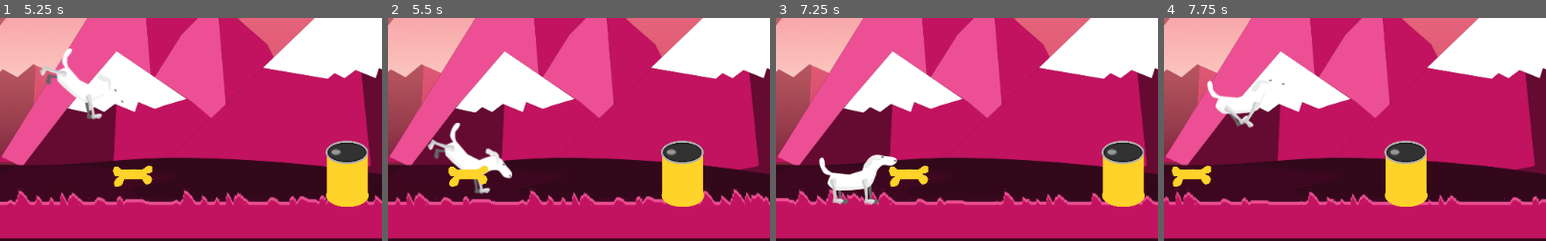
Above: before the commit, frames 1-4 (left to right).
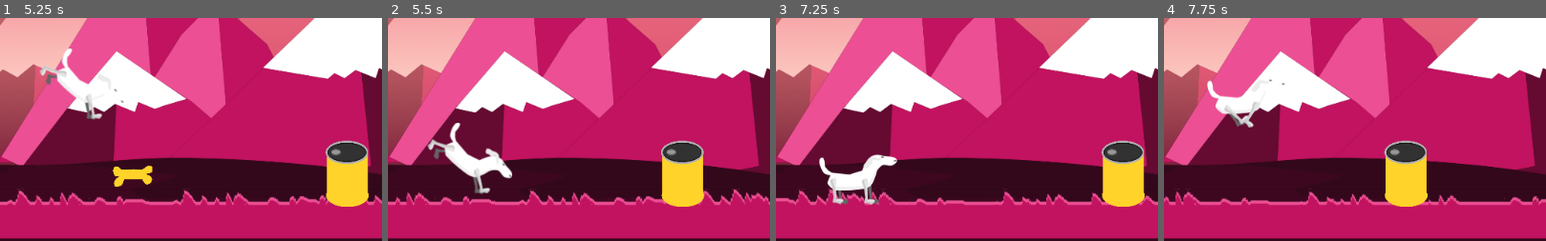
Above: after the commit, the same moments.

Repository: Sobihan/Runner
Game: Godot game, scene res://Scenes/Game.tscn
The game is run twice, just before and just after one commit, with the same random seed, the same clock (stepped at 60 frames per second) and the same inputs.
Inputs:
- Up to frame 1 (5.25 s): tap Space (Jump) at 0.77, 1.52, 3.02, 3.77, 4.52 s
- Up to frame 2 (5.5 s): no input
- Up to frame 3 (7.25 s): tap Space (Jump) at 6.02, 6.77 s
- Up to frame 4 (7.75 s): tap Space (Jump) at 7.52 s
The pictures show only the part of the screen within x 0-50%, y 43-93%; the shares and areas given below are measured in that part.

Frame 1 is identical in both runs. In frame 2, 0.6% of the frame differs, in the area x 15-27%, y 66-76%; in frame 3, 0.6%; in frame 4, 0.6%, in the area x 2-13%, y 66-76%.

Commit message:
[Added] Touching area of object

Diff:
--- a/Scenes/Effectors/EffectDamage.tscn
+++ b/Scenes/Effectors/EffectDamage.tscn
@@ -1,3 +1,3 @@
 [gd_scene format=2]
 
-[node name="EffectDamage" type="Node2D"]
+[node name="EffectDamage" type="Area2D"]
--- a/Scenes/Effectors/Pickup.tscn
+++ b/Scenes/Effectors/Pickup.tscn
@@ -1,3 +1,3 @@
 [gd_scene format=2]
 
-[node name="Pickup" type="Node2D"]
+[node name="Pickup" type="Area2D"]
--- a/Scenes/Items/Bone.tscn
+++ b/Scenes/Items/Bone.tscn
@@ -1,7 +1,11 @@
-[gd_scene load_steps=3 format=2]
+[gd_scene load_steps=5 format=2]
 
 [ext_resource path="res://Scripts/Bone.gd" type="Script" id=1]
 [ext_resource path="res://Assets/Sprites/Items/bone.png" type="Texture" id=2]
+[ext_resource path="res://Scenes/Effectors/Pickup.tscn" type="PackedScene" id=3]
+
+[sub_resource type="RectangleShape2D" id=1]
+extents = Vector2( 27, 14.5 )
 
 [node name="Bone" type="Node2D"]
 script = ExtResource( 1 )
@@ -11,3 +15,13 @@
 position = Vector2( 0.500001, 1 )
 scale = Vector2( 0.131841, 0.181818 )
 texture = ExtResource( 2 )
+
+[node name="Pickup" parent="." instance=ExtResource( 3 )]
+
+[node name="CollisionShape2D" type="CollisionShape2D" parent="Pickup"]
+position = Vector2( 0, 1 )
+shape = SubResource( 1 )
+
+[node name="VisibilityNotifier2D" type="VisibilityNotifier2D" parent="."]
+[connection signal="body_entered" from="Pickup" to="." method="_on_Pickup_body_entered"]
+[connection signal="screen_exited" from="VisibilityNotifier2D" to="." method="_on_VisibilityNotifier2D_screen_exited"]
--- a/Scenes/Obstacles/Barrel.tscn
+++ b/Scenes/Obstacles/Barrel.tscn
@@ -1,7 +1,11 @@
-[gd_scene load_steps=3 format=2]
+[gd_scene load_steps=5 format=2]
 
 [ext_resource path="res://Scripts/Barrel.gd" type="Script" id=1]
 [ext_resource path="res://Assets/Sprites/Obstacles/barrel.png" type="Texture" id=2]
+[ext_resource path="res://Scenes/Effectors/EffectDamage.tscn" type="PackedScene" id=3]
+
+[sub_resource type="RectangleShape2D" id=1]
+extents = Vector2( 29.1802, 45.196 )
 
 [node name="Barrel" type="Node2D"]
 script = ExtResource( 1 )
@@ -11,3 +15,13 @@
 position = Vector2( 5.66112, -2.2797 )
 scale = Vector2( 0.203905, 0.249233 )
 texture = ExtResource( 2 )
+
+[node name="EffectDamage" parent="." instance=ExtResource( 3 )]
+
+[node name="CollisionShape2D" type="CollisionShape2D" parent="EffectDamage"]
+position = Vector2( 5.65683, -2.12132 )
+shape = SubResource( 1 )
+
+[node name="VisibilityNotifier2D" type="VisibilityNotifier2D" parent="."]
+[connection signal="body_entered" from="EffectDamage" to="." method="_on_EffectDamage_body_entered"]
+[connection signal="screen_exited" from="VisibilityNotifier2D" to="." method="_on_VisibilityNotifier2D_screen_exited"]
--- a/Scripts/Barrel.gd
+++ b/Scripts/Barrel.gd
@@ -2,3 +2,12 @@
 
 func _physics_process(delta):
 	move()
+
+
+func _on_EffectDamage_body_entered(body):
+	if body.name == "Player":
+		print("Touch Barrel")
+
+
+func _on_VisibilityNotifier2D_screen_exited():
+	queue_free()
--- a/Scripts/Bone.gd
+++ b/Scripts/Bone.gd
@@ -2,3 +2,14 @@
 
 func _physics_process(delta):
 	move()
+
+
+func _on_Pickup_body_entered(body):
+	if body.name == "Player":
+		Signals.emit_signal("rewardPlayer", 1)
+		queue_free()
+		print("Player touch the bone")
+
+
+func _on_VisibilityNotifier2D_screen_exited():
+	queue_free() #Supprime quand le bone sort de l'écran
--- a/Scripts/Player.gd
+++ b/Scripts/Player.gd
@@ -14,6 +14,8 @@
 export var gravity_scale = 20.0 #Export pour afficher dans l'inspector
 
 onready var animation = $PlayerAnimatedSprite #Onready pour utiliser dans le code l'animation
+
+var score = 0
 
 func jump():
 	velocity = Vector2.ZERO
@@ -43,3 +45,10 @@
 func _on_Area2D_body_exited(body):
 	if body is StaticBody2D:
 		state = JUMP
+
+func _ready():
+	Signals.connect("rewardPlayer", self, "rewardPlayer")
+
+func rewardPlayer(scoreToAdd):
+	score += scoreToAdd
+	print(score)
--- /dev/null
+++ b/Scripts/Signals.gd
@@ -0,0 +1,5 @@
+extends Node2D
+
+signal killPlayer
+signal rewardPlayer
+signal updateScore
--- a/project.godot
+++ b/project.godot
@@ -19,6 +19,10 @@
 run/main_scene="res://Scenes/Game.tscn"
 config/icon="res://icon.png"
 
+[autoload]
+
+Signals="*res://Scripts/Signals.gd"
+
 [input]
 
 Jump={
